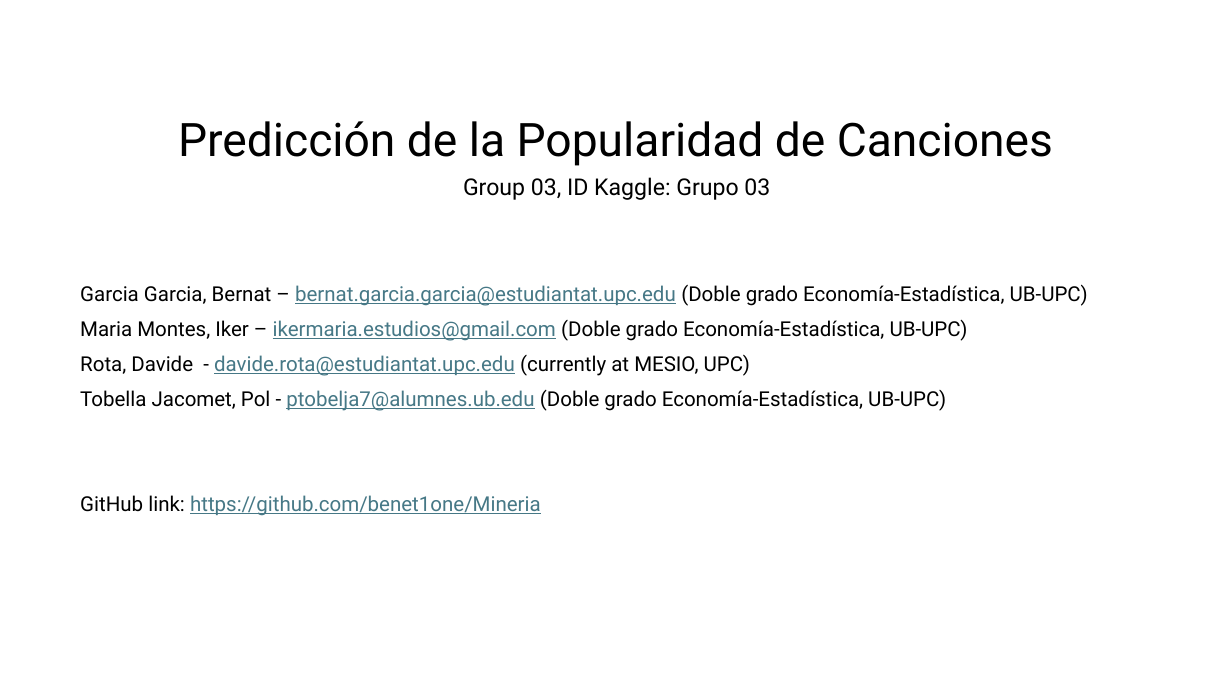
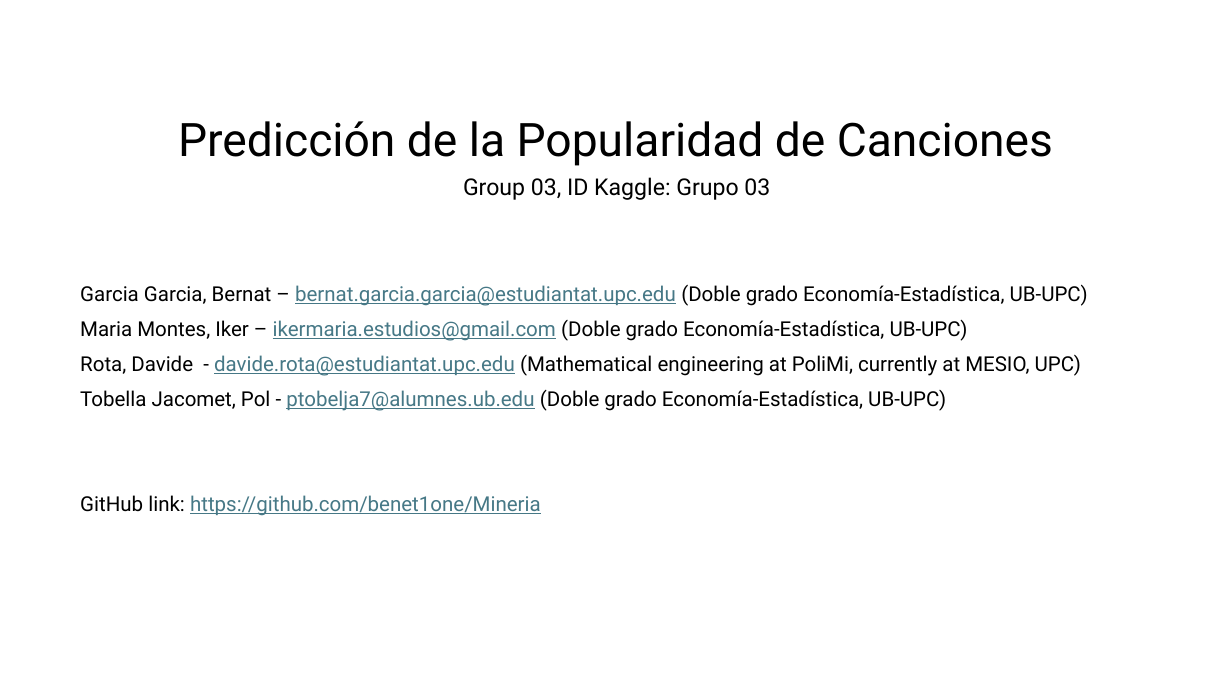
Before and after one commit to benet1one/Mineria, a slide deck: slide 1 of Report_definitivo.pptx. Drawn at 1232x693 pixels with LibreOffice and Linux fonts; fonts in the diff are those of the drawing. Boxes give left, top, right and bottom in pixels: in the first picture for what was removed or moved away, otherwise in the second. Text is boxed around its words. In the diff, an @@ line names an element or a change of style, - is before the commit and + after.

```diff
--- a/Report_definitivo.pptx
+++ b/Report_definitivo.pptx
@@ subtitle at [80, 354, 1081, 376]: text changed @@
-Rota, Davide - davide.rota@estudiantat.upc.edu (currently at MESIO, UPC)
+Rota, Davide - davide.rota@estudiantat.upc.edu (Mathematical engineering at PoliMi, currently at MESIO, UPC)
```
Also in this commit, not shown: 2 other slides changed, 1 other file.
